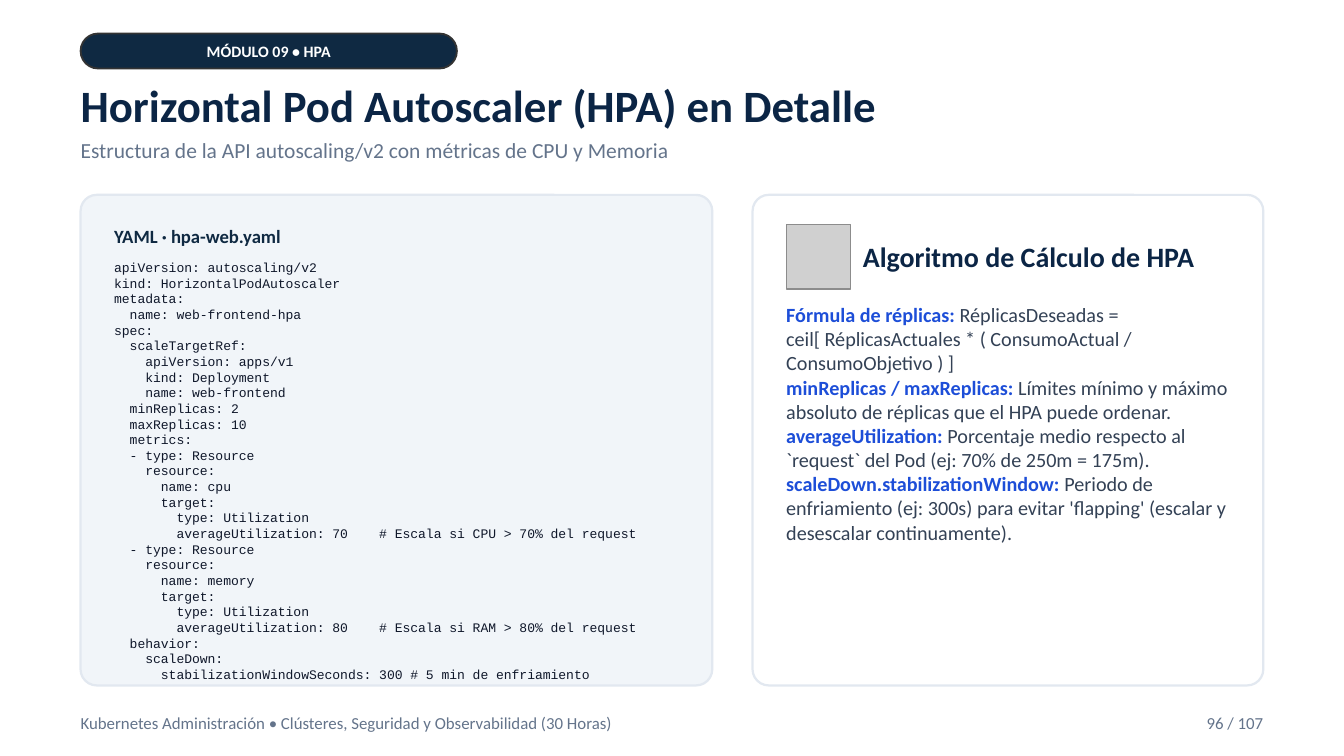
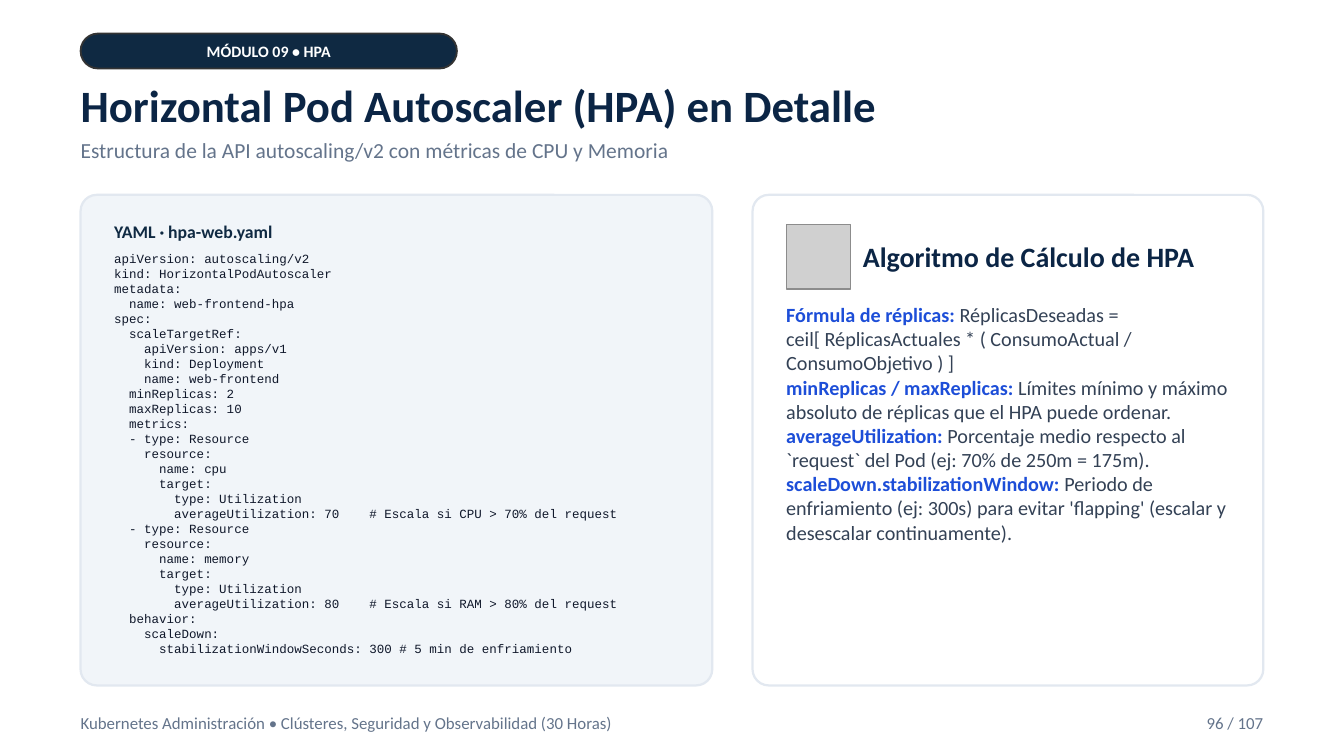
Before and after one commit to masalinas/training-kubernetes-admin, a slide deck: slide 96 of dist/kubernetes-administracion-presentacion.pptx. Drawn at 1344x756 pixels with LibreOffice and Linux fonts; fonts in the diff are those of the drawing; grey boxes stand for pictures. Boxes give left, top, right and bottom in pixels: in the first picture for what was removed or moved away, otherwise in the second. Text is boxed around its words. In the diff, an @@ line names an element or a change of style, - is before the commit and + after.

```diff
--- a/dist/kubernetes-administracion-presentacion.pptx
+++ b/dist/kubernetes-administracion-presentacion.pptx
@@ text "YAML · hpa-web.yaml" at box(114, 225, 272, 241): size 10 to 9.5 pt @@
@@ text "apiVersion: autoscaling/v2": place and size @@
-text "apiVersion: autoscaling/v2" at box(114, 263, 637, 663)
+text "apiVersion: autoscaling/v2" at box(114, 254, 618, 653)
@@ text "apiVersion: autoscaling/v2" at box(114, 254, 618, 653): size 7 to 6.7 pt @@
```
Also in this commit, not shown: 20 other slides changed, 2 other files.
